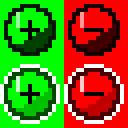
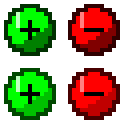
Comparing the layer stacks of the two w=128, h=128 images. Changes:
painted on "highlights" over left=0, top=0, right=124, bottom=124
painted on "brightness" over left=0, top=0, right=128, bottom=128
painted on "colors" over left=0, top=0, right=128, bottom=128
